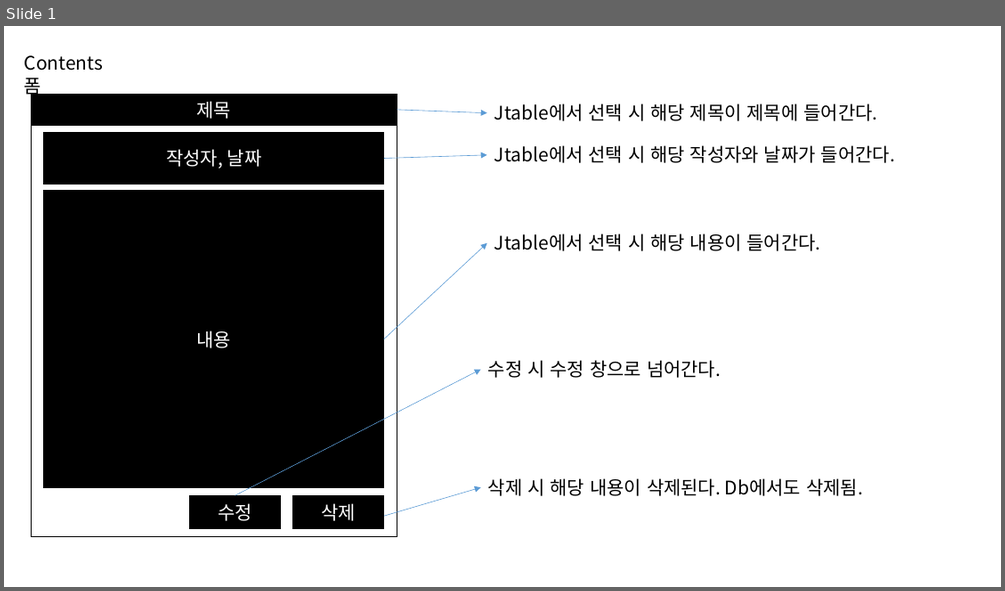
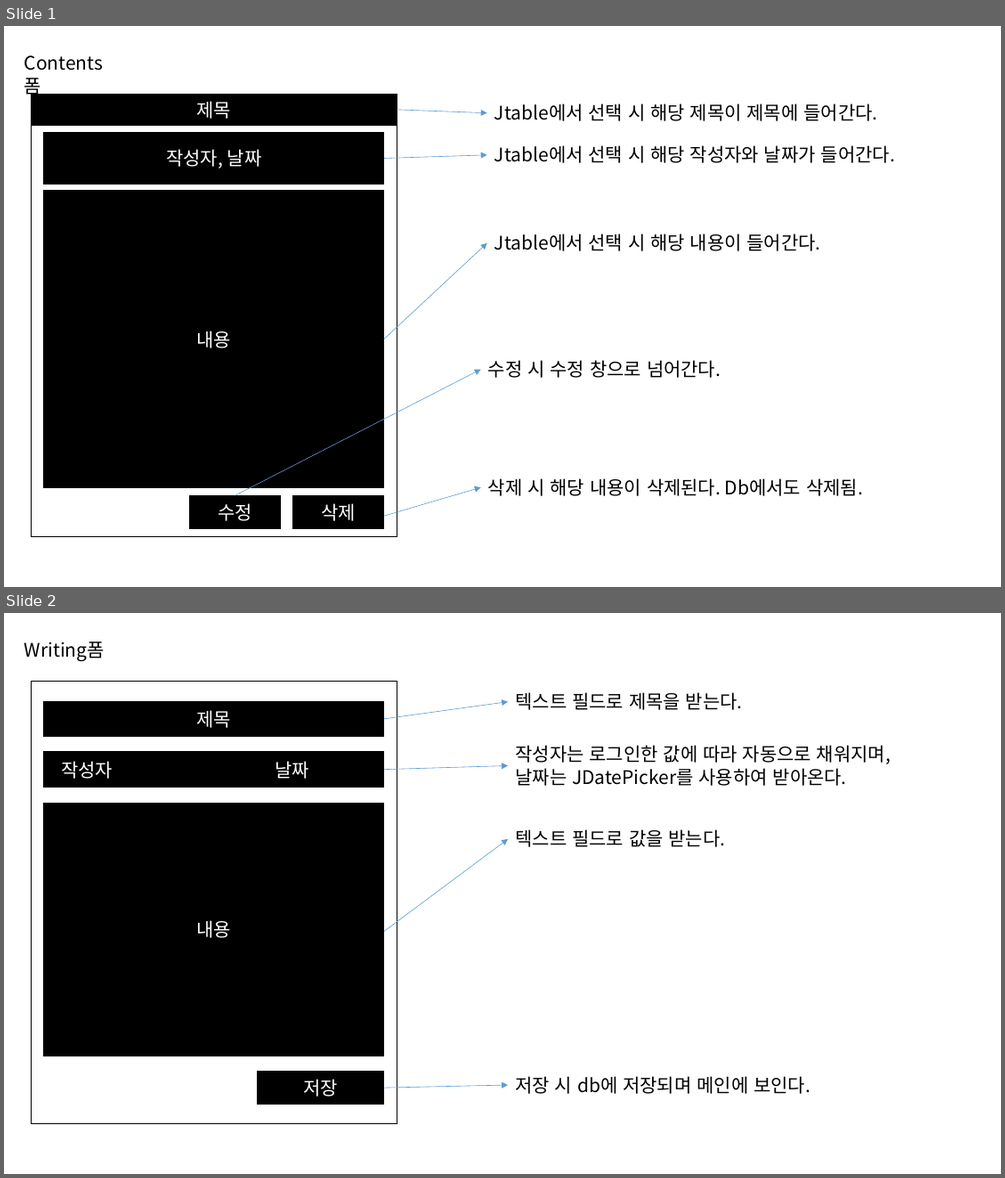
Before and after one commit to ifksj05/JSwingProjcet, a slide deck: GHAS_bulletinBoard/프로토타입.pptx. Shown one above the other, each under a label of ours: slide 1 before the commit, slides 1 and 2 after it. The pictures are 1005x591 and 1005x1178 pixels, drawn with LibreOffice and Linux fonts; fonts in the diff are those of the drawing. Boxes give left, top, right and bottom in pixels: in the first picture for what was removed or moved away, otherwise in the second. Text is boxed around its words. In the diff, an @@ line names an element or a change of style, - is before the commit and + after.

```diff
--- a/GHAS_bulletinBoard/프로토타입.pptx
+++ b/GHAS_bulletinBoard/프로토타입.pptx
@@ slide 2 added at (4,613,1001,1174), background #FFFFFF @@
@@ text added at (24,641,105,662), 18 pt, text #000000 @@
+Writing폼
@@ rectangle added at (32,681,397,1123), fill #FFFFFF, outline #000000 1 pt @@
@@ text added at (515,692,743,710), 18 pt, text #000000 @@
+텍스트 필드로 제목을 받는다.
@@ rectangle added at (44,702,385,737), fill #000000, outline #000000 1 pt, 18 pt, text #FFFFFF @@
+제목
@@ arrow added from (384, 719) to (508, 702), #5B9BD5 0.5 pt @@
@@ text added at (515,745,890,786), 18 pt, text #000000 @@
+작성자는 로그인한 값에 따라 자동으로 채워지며,
+날짜는 JDatePicker를 사용하여 받아온다.
@@ rectangle added at (44,752,385,787), fill #000000, outline #000000 1 pt, 18 pt, text #FFFFFF @@
+작성자 날짜
@@ arrow added from (384, 770) to (508, 765), #5B9BD5 0.5 pt @@
@@ rectangle added at (44,803,385,1055), fill #000000, outline #000000 1 pt, 18 pt, text #FFFFFF @@
+내용
@@ arrow added from (384, 932) to (508, 839), #5B9BD5 0.5 pt @@
@@ text added at (515,829,726,847), 18 pt, text #000000 @@
+텍스트 필드로 값을 받는다.
@@ rectangle added at (258,1071,384,1103), fill #000000, outline #000000 1 pt, 18 pt, text #FFFFFF @@
+저장
@@ arrow added from (384, 1088) to (508, 1085), #5B9BD5 0.5 pt @@
@@ text added at (515,1076,810,1094), 18 pt, text #000000 @@
+저장 시 db에 저장되며 메인에 보인다.
```
Also in this commit, not shown: 6 other files.
